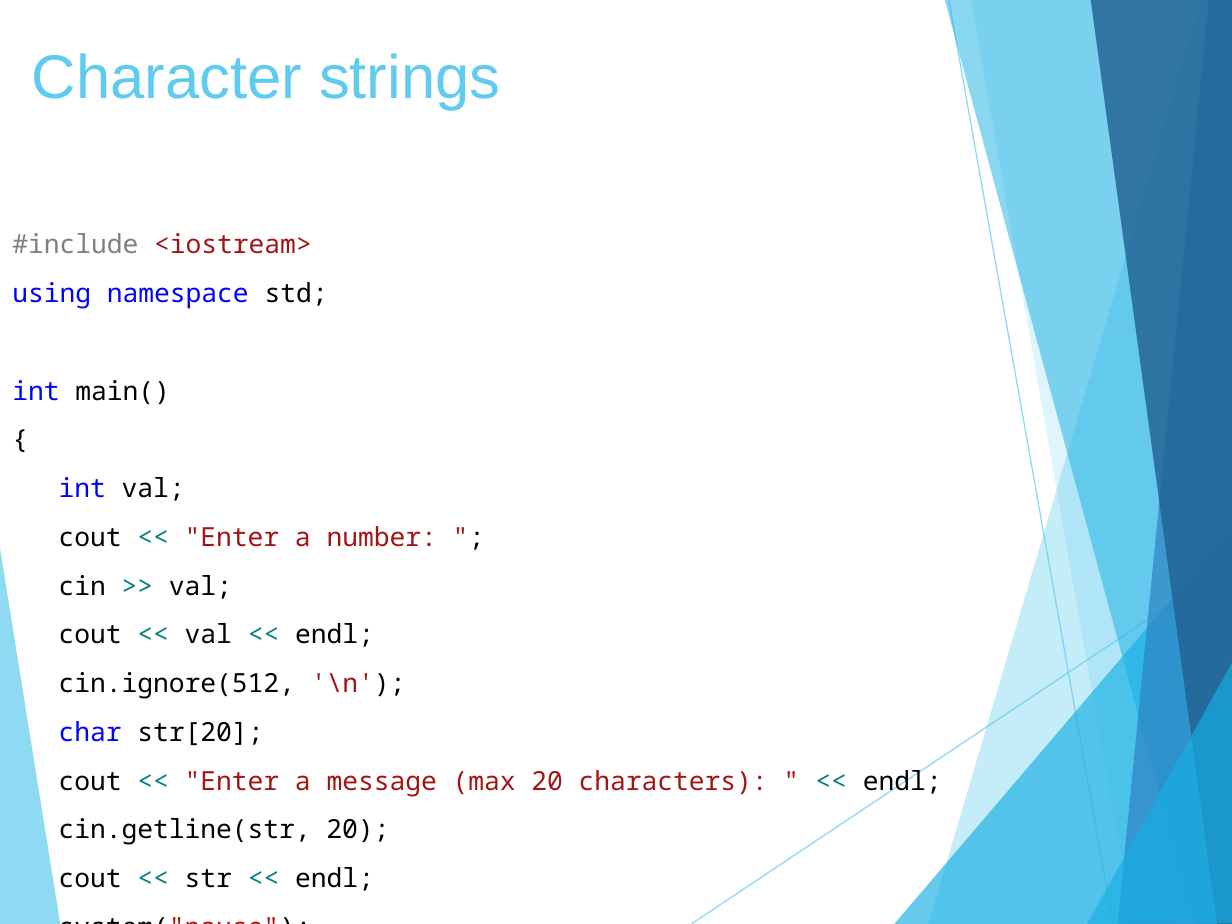
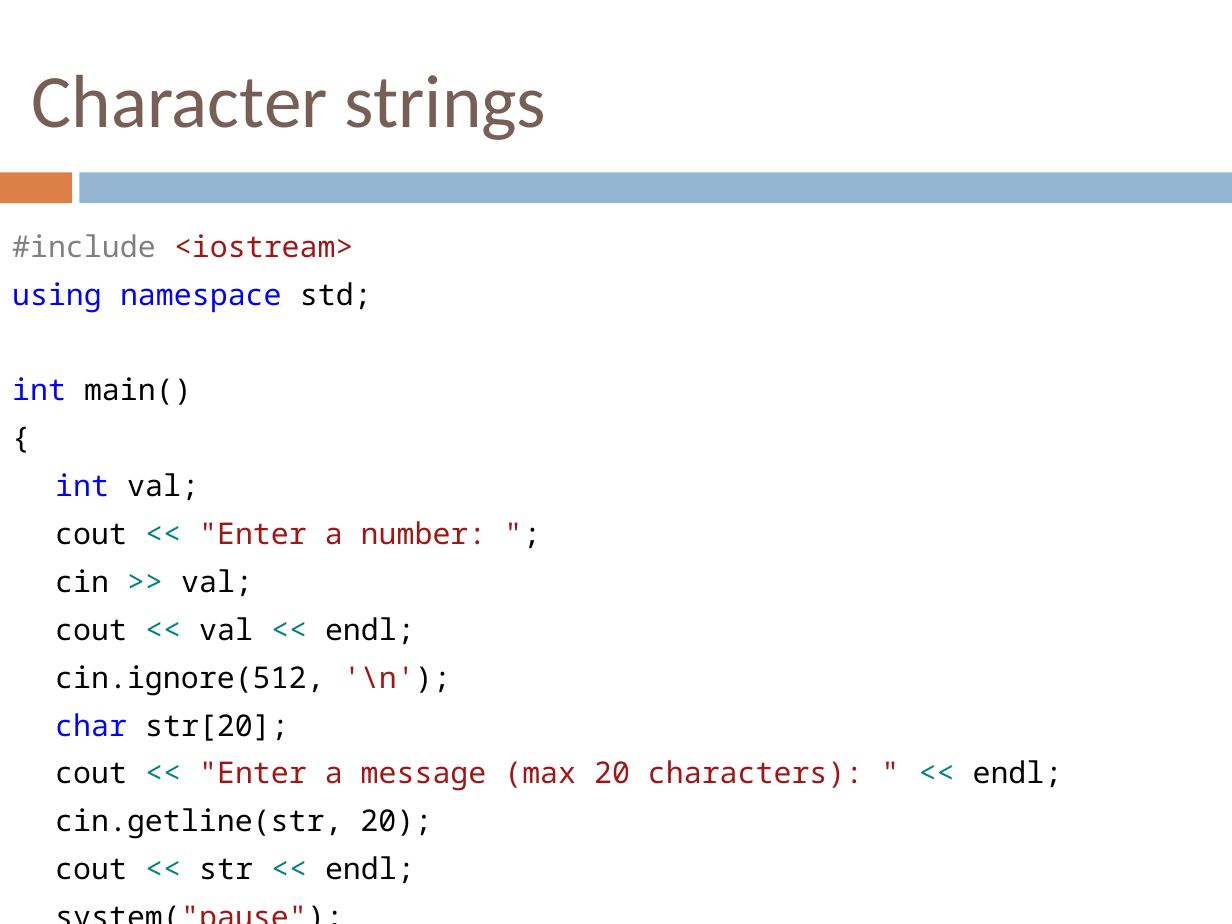
Before and after one commit to Binarianz/Dataons, a slide deck: slide 32 of ISI/ISI-C++/ClassNotes/D02. 07. Character strings.pptx. Drawn at 1232x924 pixels with LibreOffice and Linux fonts; fonts in the diff are those of the drawing. Boxes give left, top, right and bottom in pixels: in the first picture for what was removed or moved away, otherwise in the second. Text is boxed around its words. In the diff, an @@ line names an element or a change of style, - is before the commit and + after.

```diff
--- a/ISI/ISI-C++/ClassNotes/D02. 07. Character strings.pptx
+++ b/ISI/ISI-C++/ClassNotes/D02. 07. Character strings.pptx
@@ title "Character strings" at box(31, 74, 547, 140): size 36 to 44 pt, font Arial to Calibri, text colour #5FCBEF to #775F55; vertical alignment top to middle @@
@@ rectangle added at box(0, 172, 71, 203), fill #DD8047 @@
@@ rectangle added at box(80, 172, 1232, 203), fill #94B6D2 @@
@@ text "#include <iostream>" at box(12, 234, 1063, 884): size 15.4 to 17.5 pt; indent changed; less space between paragraphs @@
@@ group removed at box(0, 0, 1232, 924): 8 freeform shapes, 2 lines @@
```
Also in this commit, not shown: 32 other slides changed, 2 other files.
